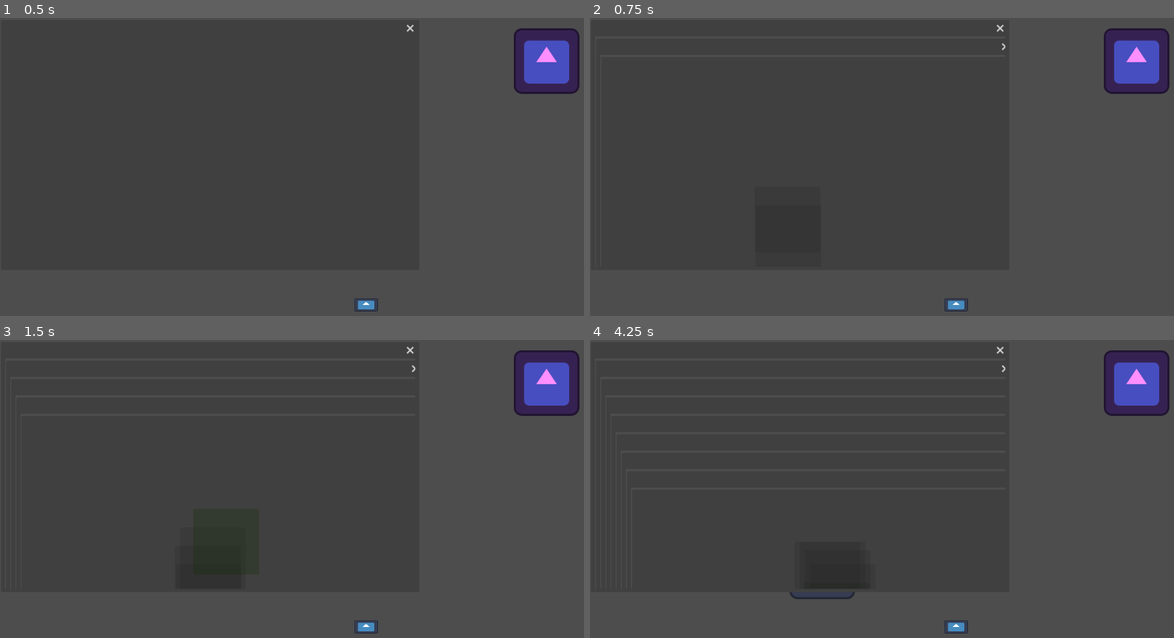
Above: before the commit, frames 1-4 (two rows, left to right).
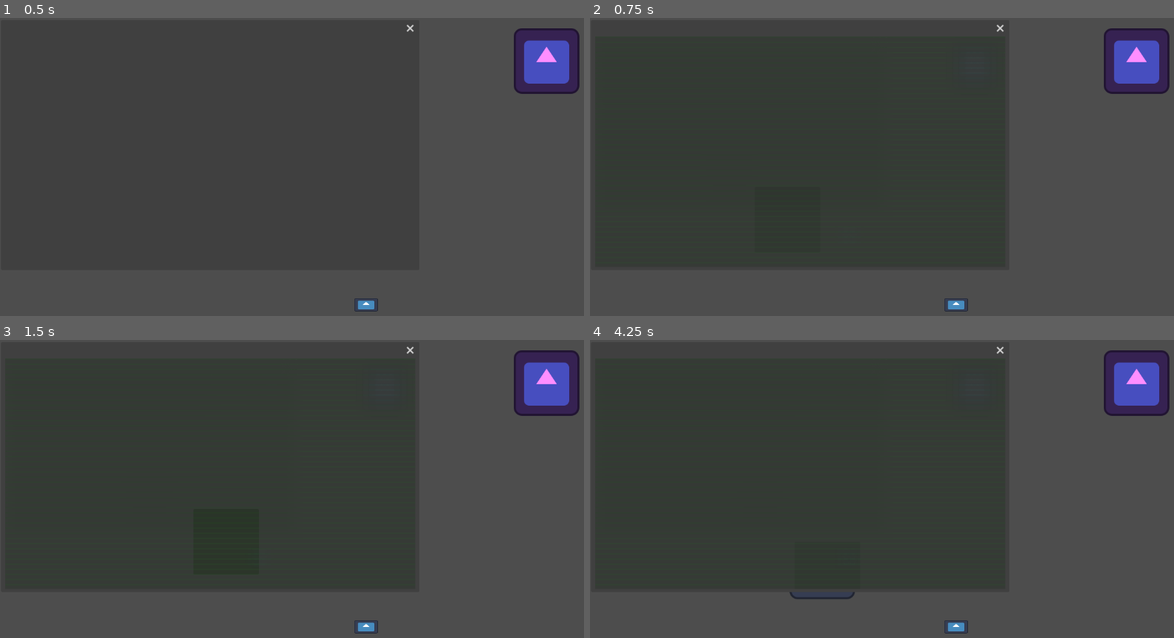
Above: after the commit, the same moments.

Repository: kami-lel/ucsc-cmpm170-prototype3
Game: Godot game, scene res://scenes/node_2d.tscn
Two runs of this game, one before a commit and one after it. Both use one fixed random seed, a clock stepped at 60 frames per second and the inputs below. The engine's default icon, where the game draws it, is replaced by a stand-in: a white triangle on a blue panel in a dark square.
Inputs (mouse positions are in pixels of both pictures, inside the frame that each line leads up to):
- Up to frame 1 (0.5 s): no input
- Up to frame 2 (0.75 s): tap Enter (ui_accept) at 0.5, 0.6 s; hold Right (ui_right) from 0.53 s (still down)
- Up to frame 3 (1.5 s): tap Enter (ui_accept) at 0.77, 1.07 s; release Right (ui_right) at 1.25 s; click (227, 542) at 1.27 s
- Up to frame 4 (4.25 s): click (1138, 402) at 2.02 s; click (outside the picture) at 2.77 s; tap Enter (ui_accept) at 3.5, 3.6, 3.77, 4.07 s; hold Down (ui_down) from 3.53 s (still down)

Frame 1 is identical in both runs. In frame 2, 0.4% of the frame differs, in the area x 0-72%, y 6-83%; in frame 3, 1.0%; in frame 4, 1.5%.

Commit message:
Add shader - Work in progress

Diff:
--- a/scanner-prototype/scripts/camera_window.gd
+++ b/scanner-prototype/scripts/camera_window.gd
@@ -4,6 +4,7 @@
 @onready var _SubWindow: Window = $Window
 @onready var environ : Node = get_node("Environment");
 var selector_button : PackedScene = load("res://scenes/selector_button.tscn");
+var scan_shader := load("res://shaders/scan_shader.gdshader");
 
 var test;
 
@@ -16,6 +17,13 @@
 	if Input.is_action_just_pressed("ui_accept"):
 		test = get_viewport().get_texture().get_image();
 		_SubWindow.sprite.texture = ImageTexture.create_from_image(test);
+
+		# Draw shader on the new window
+		var scan_material = ShaderMaterial.new();
+		scan_material.shader = scan_shader;
+		scan_material.set_shader_parameter("input_texture", _SubWindow.sprite.texture);
+		_SubWindow.sprite.material = scan_material;
+
 		draw_boxes();
 
 func draw_boxes() -> void:
--- /dev/null
+++ b/scanner-prototype/shaders/scan_shader.gdshader
@@ -0,0 +1,37 @@
+shader_type canvas_item;
+uniform sampler2D input_texture;
+uniform float lod: hint_range(0.0, 50) = 0;
+uniform vec2 blur_radius = vec2(12.0, 12.0);
+
+void fragment() {
+    vec2 uv = SCREEN_UV;
+    vec4 color = vec4(0.0);
+    vec2 offset = blur_radius * SCREEN_PIXEL_SIZE;
+
+	// Add moving scan lines
+    float moving_y = mod(FRAGCOORD.y, 10.0);
+    if (int(moving_y) < 3) {
+        color = vec4(0.0, 0.8, 0.0, 1.0);
+    } else if (int(moving_y) == 1 || int(moving_y) == 9) {
+        color *= 0.5; // Tint the lines on either side darker
+    }
+
+    // Sample neighboring pixels
+    color += texture(input_texture, uv + vec2(-offset.x, -offset.y), lod);
+    color += texture(input_texture, uv + vec2(0.0, -offset.y), lod);
+    color += texture(input_texture, uv + vec2(offset.x, -offset.y), lod);
+    color += texture(input_texture, uv + vec2(-offset.x, 0.0), lod);
+    color += texture(input_texture, uv, lod);
+    color += texture(input_texture, uv + vec2(offset.x, 0.0), lod);
+    color += texture(input_texture, uv + vec2(-offset.x, offset.y), lod);
+    color += texture(input_texture, uv + vec2(0.0, offset.y), lod);
+    color += texture(input_texture, uv + vec2(offset.x, offset.y), lod);
+
+    // Average the color
+    color /= 9.0;
+
+	//Tint everything green
+	color += vec4(0.0, 0.4, 0.0, -.8);
+
+    COLOR = color;
+}
